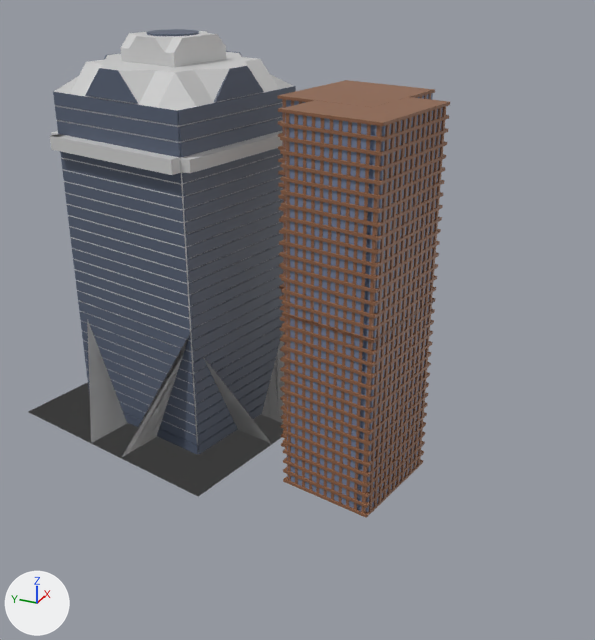
An edit to the glTF model run/textures/build/build3.glb, drawn before and after from the same camera.
The view is the same before and after, from a camera (50 mm lens) standing at (-17.88, -11.13, 12.13) and looking at (-1.02, -3.55, 3.7). Arrows for +X, +Y and +Z are at lower left; the lights stay in place. Where no turn or scale is listed for an object, it has been applied to the vertices.

The first picture shows '立方体', '立方体.001', '立方体.002', '立方体.003', '立方体.004', '立方体.005', '立方体.006', '立方体.007'.
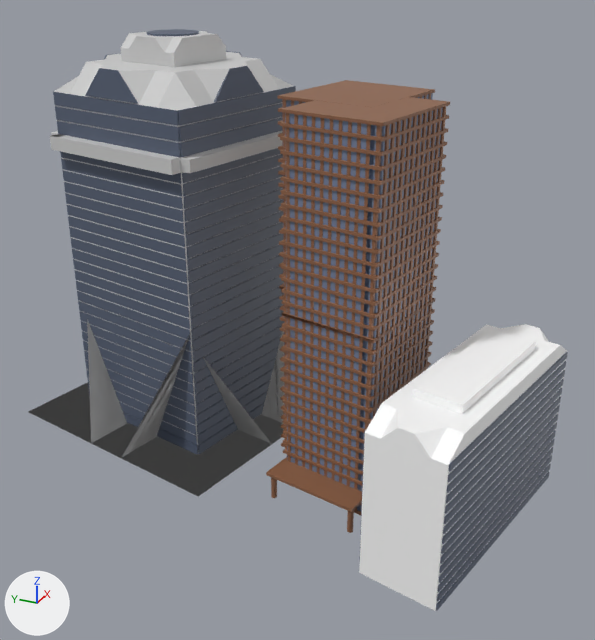
Changed parts and their boxes [x1, y1, x2, y2] in the pictures (595 x 640 px):
'立方体.010', added: after [359, 324, 568, 611]
'立方体.011', added: after [359, 352, 568, 610]
'立方体.009', added (brown): after [266, 457, 362, 512]
'円柱.001', added: after [347, 510, 354, 533]
'円柱.002', added: after [271, 477, 277, 498]

The change, as a list of edits to the scene's bpy script:
```text
Add mat_マテリアル_025:
    mat_マテリアル_025 = principled_material('マテリアル.025')
    mat_マテリアル_025.base_color = (0.0931, 0.117, 0.175)  # dark blue #566074
Add mat_マテリアル_023:
    mat_マテリアル_023 = principled_material('マテリアル.023')
    mat_マテリアル_023.base_color = (1.0, 1.0, 1.0)  # white #ffffff
Add mat_マテリアル_021:
    mat_マテリアル_021 = principled_material('マテリアル.021')
    mat_マテリアル_021.base_color = (0.271, 0.122, 0.063)  # brown #8e6247
Add mat_マテリアル_020:
    mat_マテリアル_020 = principled_material('マテリアル.020')
    mat_マテリアル_020.base_color = (0.271, 0.122, 0.063)  # brown #8e6247
Add mat_マテリアル_019:
    mat_マテリアル_019 = principled_material('マテリアル.019')
    mat_マテリアル_019.base_color = (0.271, 0.122, 0.063)  # brown #8e6247
Add me_立方体_011:
    me_立方体_011.from_pydata(...)  # 240 vertices, 360 faces; spans x -2.79..3.21, y -0.68..2.46, z -0.08..3.4
    me_立方体_011.materials.append(mat_マテリアル_025)  # dark blue #566074
Add me_立方体_010:
    me_立方体_010.from_pydata(...)  # 416 vertices, 828 faces; spans x -3.04..3.04, y -1.55..1.55, z -1.93..2.13
    me_立方体_010.materials.append(mat_マテリアル_023)  # white #ffffff
Add me_立方体_009:
    me_立方体_009.from_pydata([(-0.73, -1.07, -0.04), (-0.73, -1.07, 0.04), (-0.24, 1.28, -0.04), (-0.24, 1.28, 0.04), (0.24, -1.28, -0.04), (0.24, -1.28, 0.04), (0.73, 1.07, -0.04), (0.73, 1.07, 0.04)], [], [(0, 1, 3), (0, 3, 2), (2, 3, 7), (2, 7, 6), (6, 7, 5), (6, 5, 4), (4, 5, 1), (4, 1, 0), (2, 6, 4), (2, 4, 0), (7, 3, 1), (7, 1, 5)])
    me_立方体_009.materials.append(mat_マテリアル_021)  # brown #8e6247
Add me_円柱_002:
    me_円柱_002.from_pydata(...)  # 64 vertices, 124 faces; spans x -0.075..0.075, y -0.068..0.068, z -0.336..0.336
    me_円柱_002.materials.append(mat_マテリアル_020)  # brown #8e6247
Add me_円柱_001:
    me_円柱_001.from_pydata(...)  # 64 vertices, 124 faces; spans x -0.075..0.075, y -0.068..0.068, z -0.336..0.336
    me_円柱_001.materials.append(mat_マテリアル_019)  # brown #8e6247
Add ob_立方体_011:
    ob_立方体_011 = bpy.data.objects.new('立方体.011', me_立方体_011)
    ob_立方体_011.location = (-2.46, -9.15, 0.09)
Add ob_立方体_010:
    ob_立方体_010 = bpy.data.objects.new('立方体.010', me_立方体_010)
    ob_立方体_010.location = (-2.23, -8.26, 1.94)
Add ob_立方体_009:
    ob_立方体_009 = bpy.data.objects.new('立方体.009', me_立方体_009)
    ob_立方体_009.location = (-3.06, -5.03, 0.67)
Add ob_円柱_002:
    ob_円柱_002 = bpy.data.objects.new('円柱.002', me_円柱_002)
    ob_円柱_002.location = (-3.22, -3.92, 0.36)
Add ob_円柱_001:
    ob_円柱_001 = bpy.data.objects.new('円柱.001', me_円柱_001)
    ob_円柱_001.location = (-3.66, -6.04, 0.36)
```
